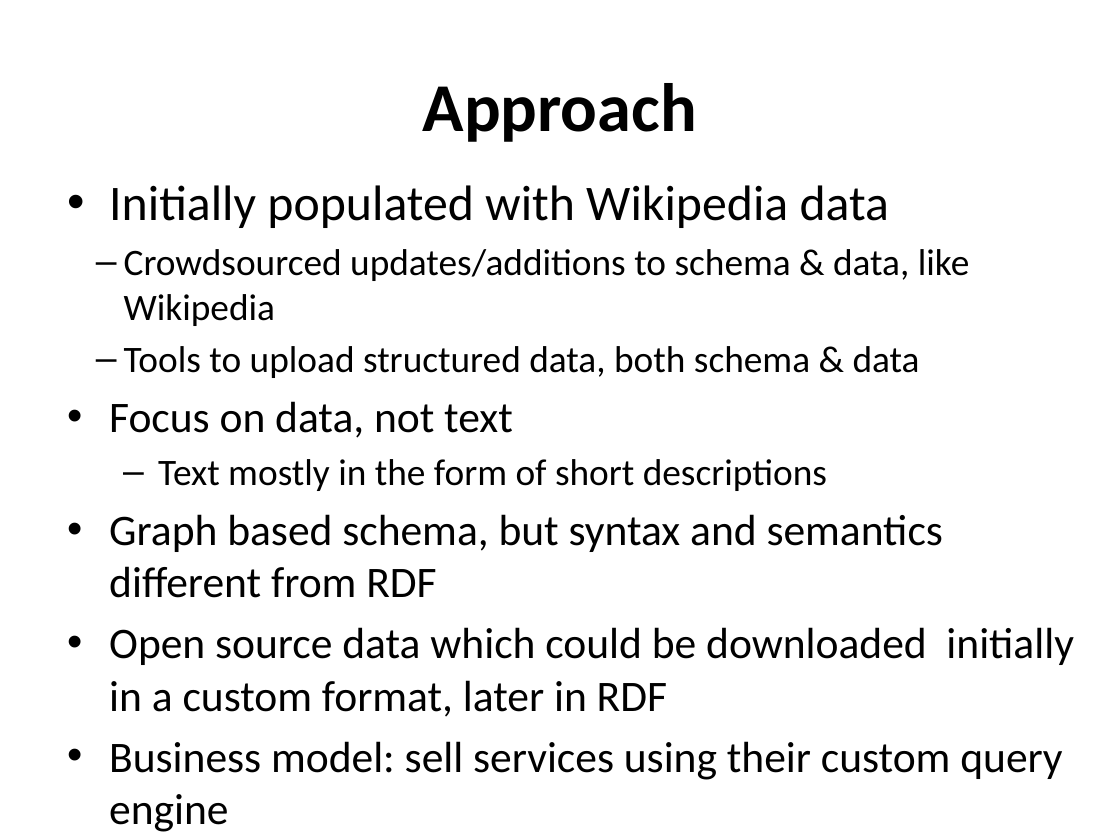
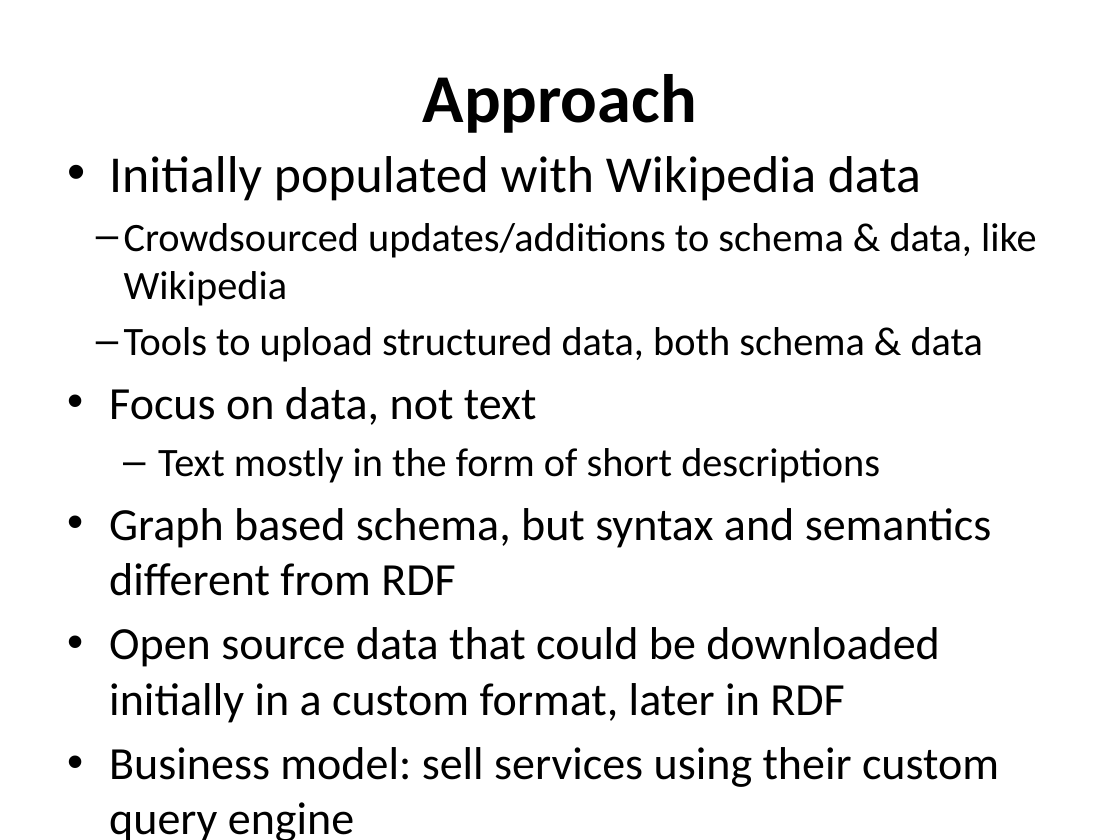
Before and after one commit to UMBC-CMSC-491-691-F19-Knowledge-Graphs/class_material, a slide deck: slide 4 of notes/24_wikidata/freebase.pptx. Drawn at 1120x840 pixels with LibreOffice and Linux fonts; fonts in the diff are those of the drawing. Boxes give left, top, right and bottom in pixels: in the first picture for what was removed or moved away, otherwise in the second. Text is boxed around its words. In the diff, an @@ line names an element or a change of style, - is before the commit and + after.

```diff
--- a/notes/24_wikidata/freebase.pptx
+++ b/notes/24_wikidata/freebase.pptx
@@ title "Approach": place and size @@
-title "Approach" at <box>423,83,697,142</box>
+title "Approach" at <box>423,74,697,133</box>
@@ text "Initially populated with Wikipedia data": place and size @@
-text "Initially populated with Wikipedia data" at <box>109,185,1074,832</box>
+text "Initially populated with Wikipedia data" at <box>109,156,1036,787</box>
@@ text at <box>109,156,1036,787</box>: size 32 to 33.3 pt in "Initially populated with Wikipedia data"; size 24 to 25.9 pt in "Crowdsourced updates/additions to schema & data, like ...", "Tools to upload structured data, both schema ...", "Text mostly in the form of short ..."; size 28 to 29.6 pt in "Focus on data, not text", "Graph based schema, but syntax and semantics ...", "Business model: sell services using their custom ..." @@
@@ text at <box>109,627,940,723</box>: text changed; size 28 to 29.6 pt @@
-• Open source data which could be downloaded initially in a custom format, later in RDF
+• Open source data that could be downloaded initially in a custom format, later in RDF
```
Also in this commit, not shown: 6 other slides changed, 4 other files.
